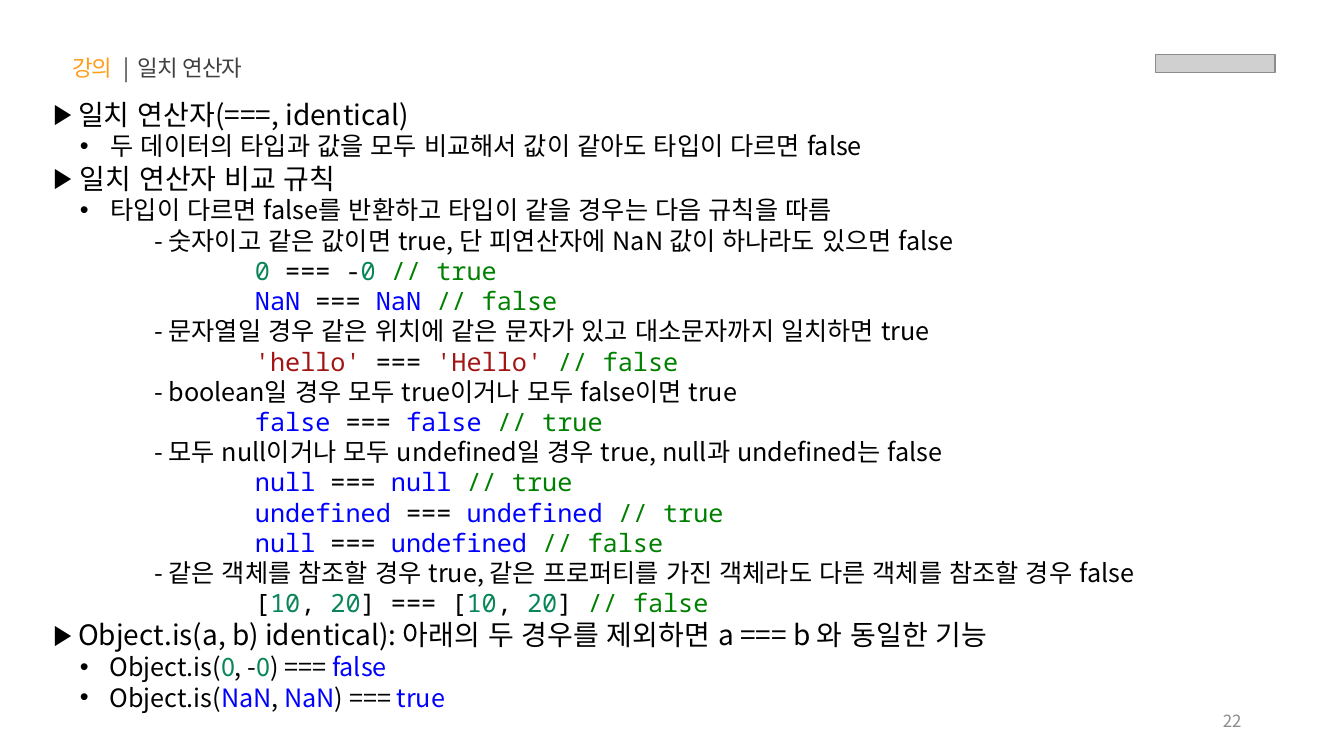
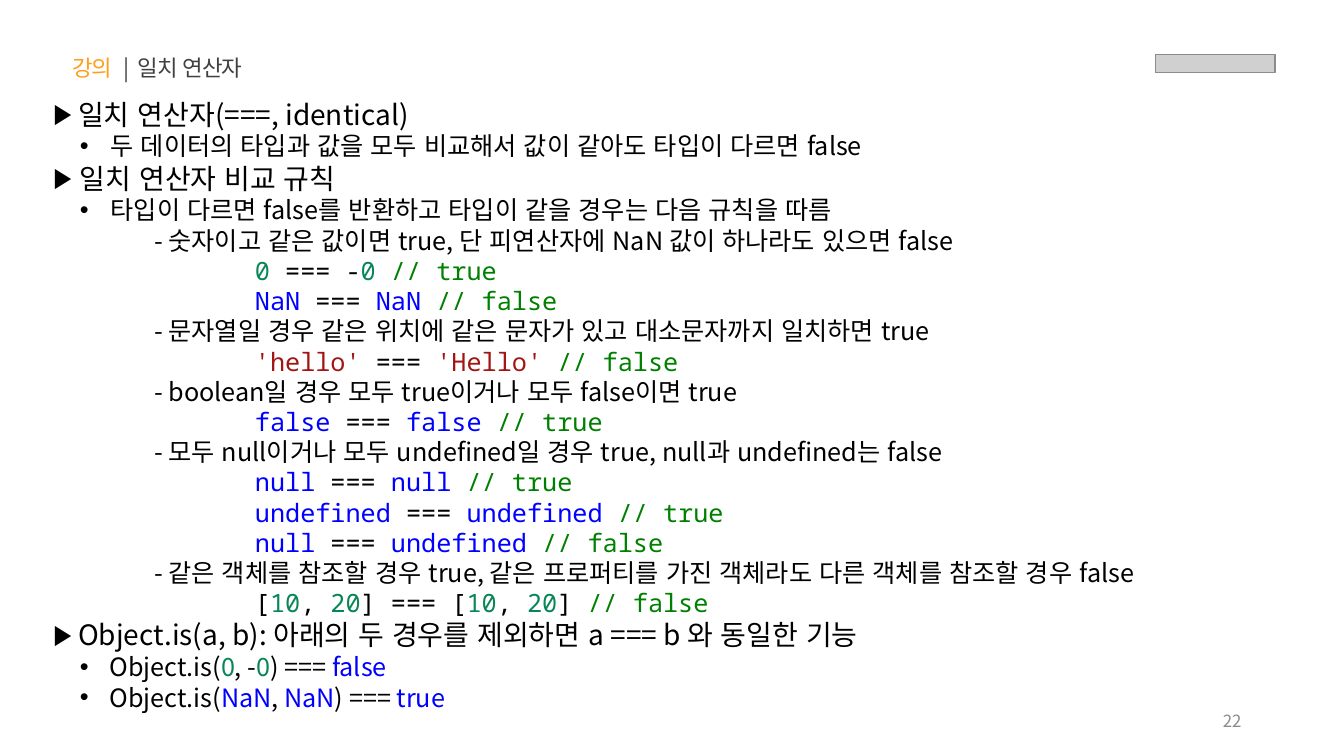
Before and after one commit to jeong0403/learn-JS, a slide deck: slide 22 of PPT/01.자바스크립트 - 기초 문법.pptx. Drawn at 1344x756 pixels with LibreOffice and Linux fonts; fonts in the diff are those of the drawing; grey boxes stand for pictures. Boxes give left, top, right and bottom in pixels: in the first picture for what was removed or moved away, otherwise in the second. Text is boxed around its words. In the diff, an @@ line names an element or a change of style, - is before the commit and + after.

```diff
--- a/PPT/01.자바스크립트 - 기초 문법.pptx
+++ b/PPT/01.자바스크립트 - 기초 문법.pptx
@@ text at <box>78,621,858,652</box>: text changed @@
-▶ Object.is(a, b) identical): 아래의 두 경우를 제외하면 a === b 와 동일한 기능
+▶ Object.is(a, b): 아래의 두 경우를 제외하면 a === b 와 동일한 기능
```
Also in this commit, not shown: 14 other files.
